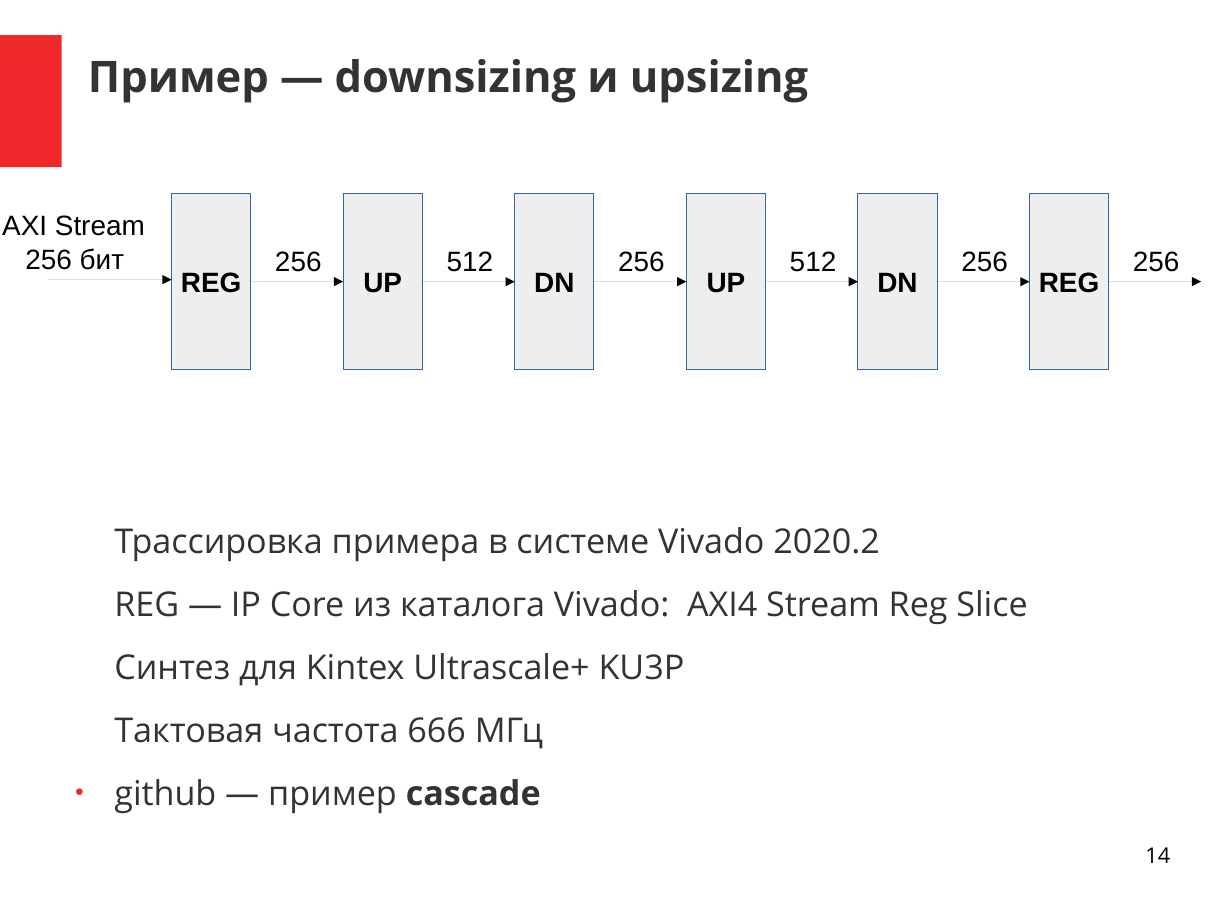
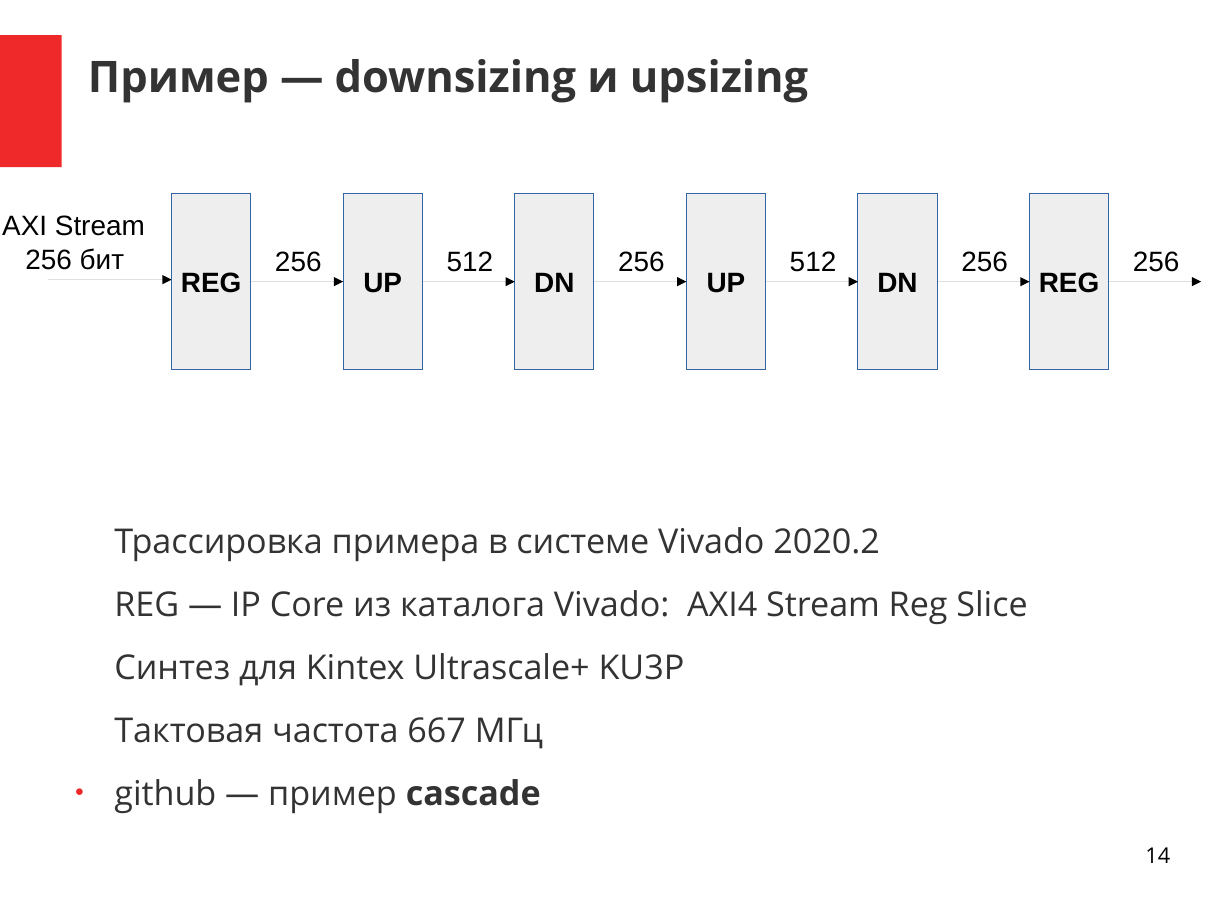
Before and after one commit to DigitalDesignSchool/2021dev, a slide deck: slide 14 of examples/presentation/pr_1.odp. Drawn at 1232x924 pixels with LibreOffice and Linux fonts; fonts in the diff are those of the drawing. Boxes give left, top, right and bottom in pixels: in the first picture for what was removed or moved away, otherwise in the second. Text is boxed around its words. In the diff, an @@ line names an element or a change of style, - is before the commit and + after.

```diff
--- a/examples/presentation/pr_1.odp
+++ b/examples/presentation/pr_1.odp
@@ text at <box>114,717,543,749</box>: text changed @@
-Тактовая частота 666 МГц
+Тактовая частота 667 МГц
```
Also in this commit, not shown: 5 other slides changed, 6 slides added, 22 other files.
